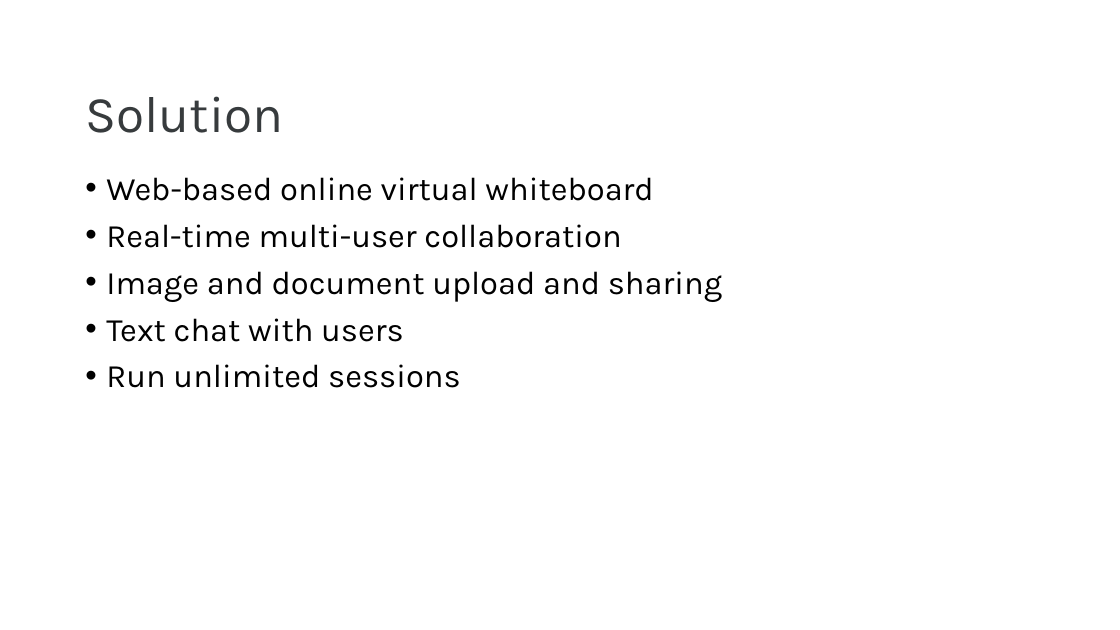
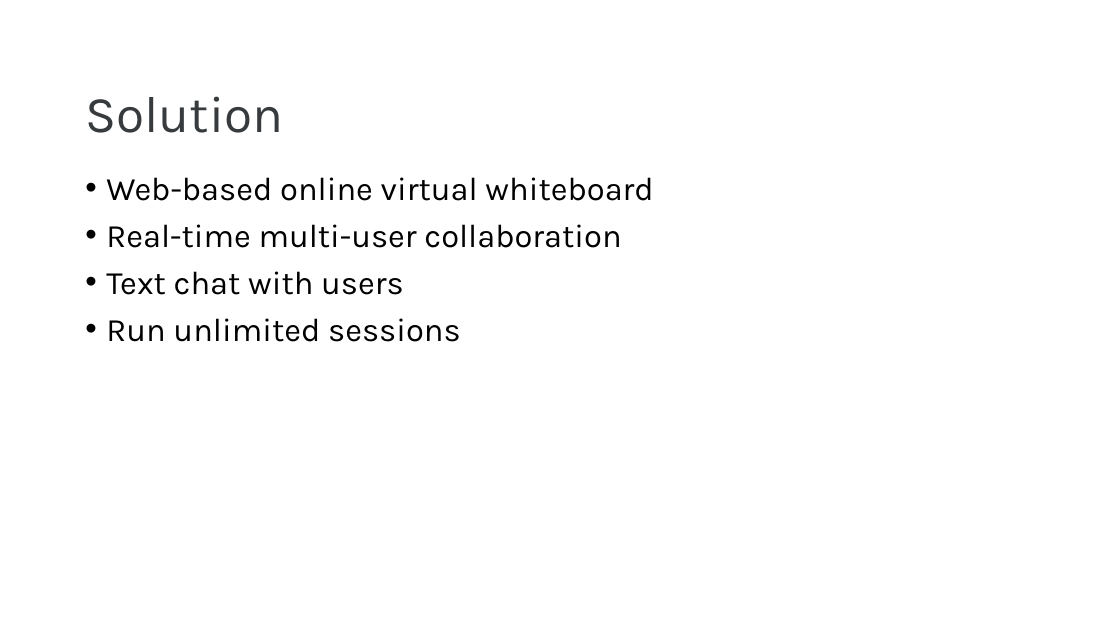
Before and after one commit to justin522/VirtualWhiteboard, a slide deck: slide 5 of Virtual Whiteboard.pptx. Drawn at 1120x630 pixels with LibreOffice and Linux fonts; fonts in the diff are those of the drawing; background and template pictures are left out. Boxes give left, top, right and bottom in pixels: in the first picture for what was removed or moved away, otherwise in the second. Text is boxed around its words. In the diff, an @@ line names an element or a change of style, - is before the commit and + after.

```diff
--- a/Virtual Whiteboard.pptx
+++ b/Virtual Whiteboard.pptx
@@ text at <box>106,271,722,302</box>: paragraph removed @@
-• Image and document upload and sharing
```
Also in this commit, not shown: 7 other slides changed, 3 slides added, 1 other file.
